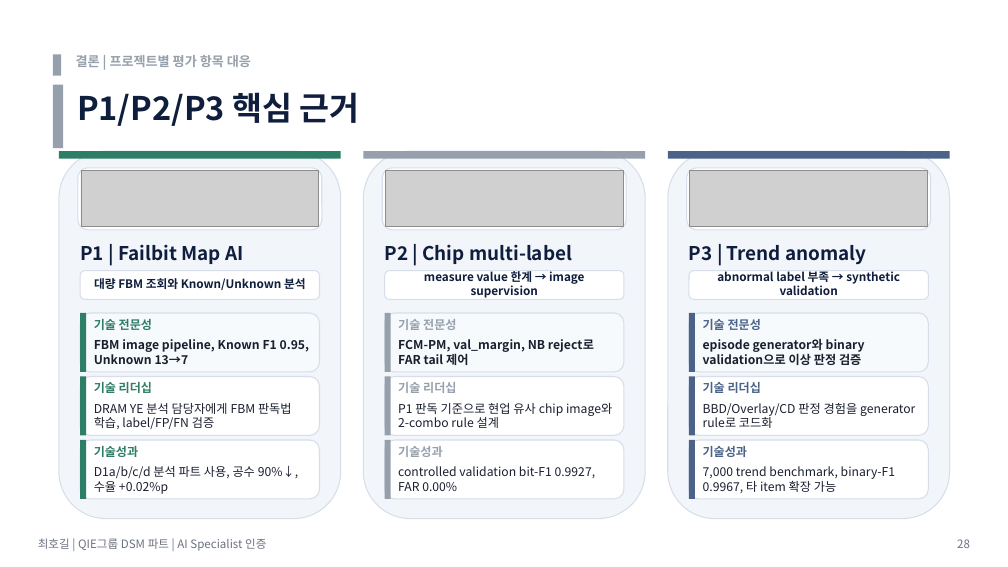
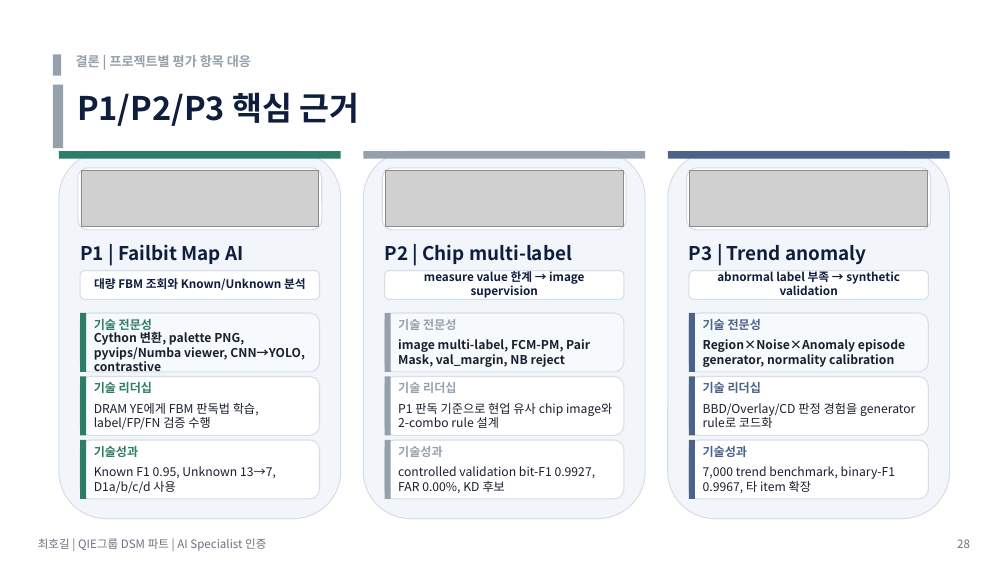
Before and after one commit to hogil/fbm_paper, a slide deck: slide 28 of recommendation/presentation/'26년 AI Specialist 면접 심사 자료_메모리사업부_최호길.pptx. Drawn at 1008x567 pixels with LibreOffice and Linux fonts; fonts in the diff are those of the drawing; grey boxes stand for pictures. Boxes give left, top, right and bottom in pixels: in the first picture for what was removed or moved away, otherwise in the second. Text is boxed around its words. In the diff, an @@ line names an element or a change of style, - is before the commit and + after.

Commit message:
Separate methods and outcomes on closing slide

```diff
--- a/recommendation/presentation/'26년 AI Specialist 면접 심사 자료_메모리사업부_최호길.pptx
+++ b/recommendation/presentation/'26년 AI Specialist 면접 심사 자료_메모리사업부_최호길.pptx
@@ text at bbox=[94, 329, 305, 371]: text changed @@
-FBM image pipeline, Known F1 0.95, Unknown 13→7
+Cython 변환, palette PNG, pyvips/Numba viewer, CNN→YOLO, contrastive
@@ text at bbox=[398, 339, 590, 367]: text changed @@
-FCM-PM, val_margin, NB reject로 FAR tail 제어
+image multi-label, FCM-PM, Pair Mask, val_margin, NB reject
@@ text at bbox=[703, 339, 905, 367]: text changed @@
-episode generator와 binary validation으로 이상 판정 검증
+Region×Noise×Anomaly episode generator, normality calibration
@@ text at bbox=[94, 403, 259, 429]: text changed @@
-DRAM YE 분석 담당자에게 FBM 판독법 학습, label/FP/FN 검증
+DRAM YE에게 FBM 판독법 학습, label/FP/FN 검증 수행
@@ text at bbox=[94, 466, 276, 493]: text changed @@
-D1a/b/c/d 분석 파트 사용, 공수 90%↓, 수율 +0.02%p
+Known F1 0.95, Unknown 13→7, D1a/b/c/d 사용
@@ text at bbox=[398, 466, 596, 493]: text changed @@
-controlled validation bit-F1 0.9927, FAR 0.00%
+controlled validation bit-F1 0.9927, FAR 0.00%, KD 후보
@@ text at bbox=[703, 466, 895, 493]: text changed @@
-7,000 trend benchmark, binary-F1 0.9967, 타 item 확장 가능
+7,000 trend benchmark, binary-F1 0.9967, 타 item 확장
```
Also in this commit, not shown: 1 other file.
